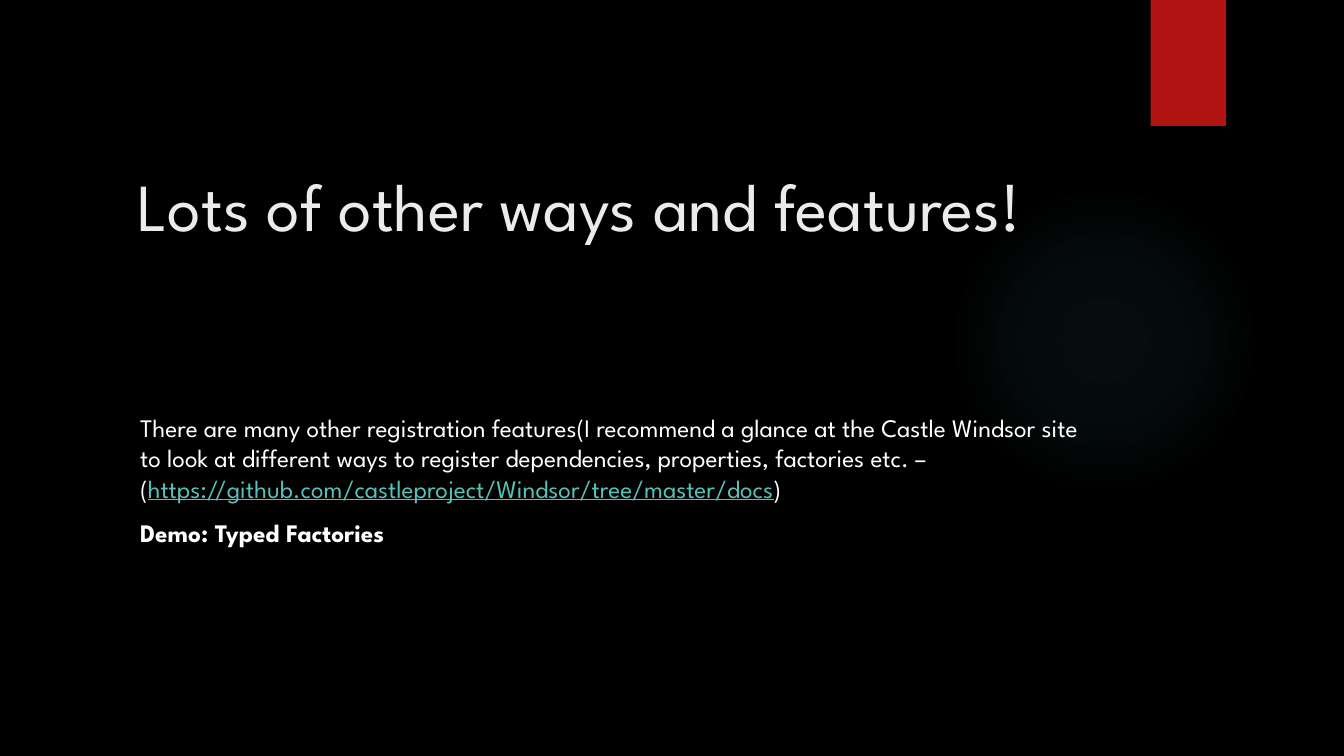
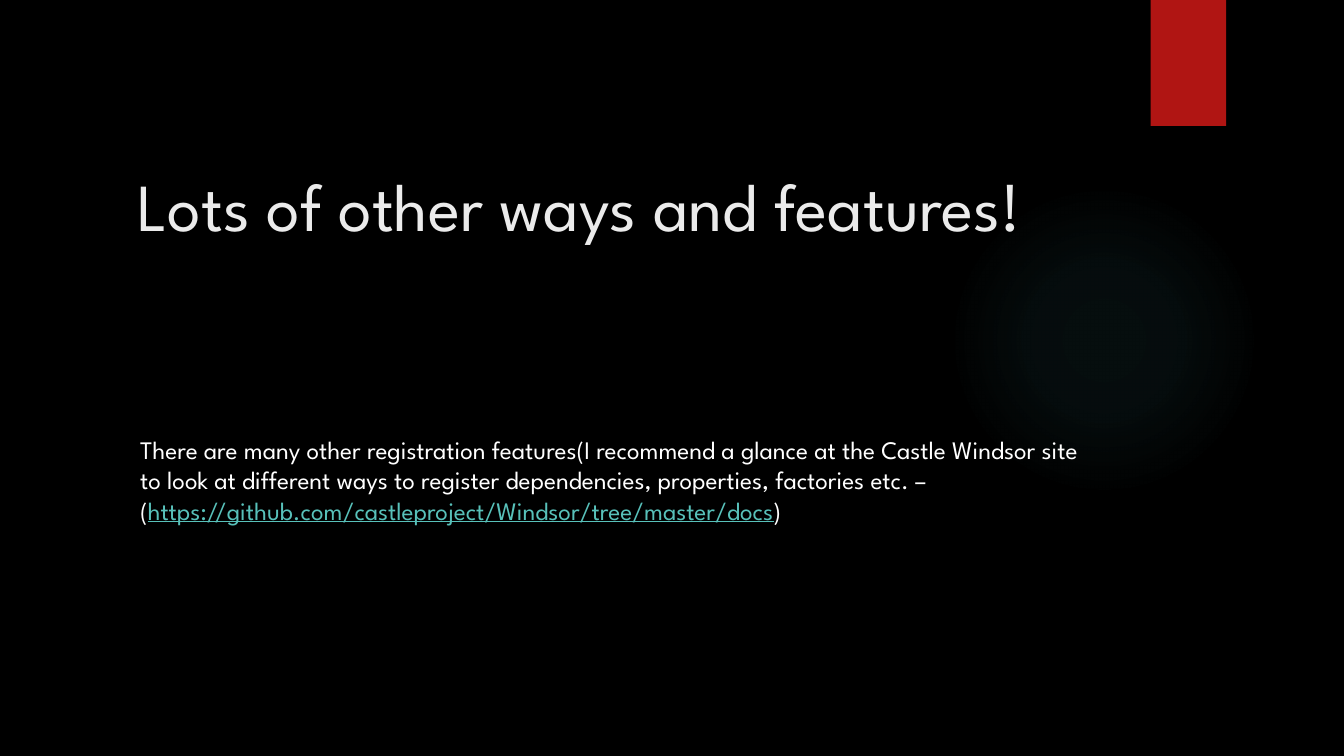
Before and after one commit to jscanlon77/dependency-injection, a slide deck: slide 13 of Castle Windsor Inversion of Control.pptx (slide 10 before the commit). Drawn at 1344x756 pixels with LibreOffice and Linux fonts; fonts in the diff are those of the drawing; background and template pictures are left out. Boxes give left, top, right and bottom in pixels: in the first picture for what was removed or moved away, otherwise in the second. Text is boxed around its words. In the diff, an @@ line names an element or a change of style, - is before the commit and + after.

```diff
--- a/Castle Windsor Inversion of Control.pptx
+++ b/Castle Windsor Inversion of Control.pptx
@@ text at <box>140,524,384,548</box>: paragraph removed @@
-Demo: Typed Factories
```
Also in this commit, not shown: 4 other slides changed, 5 slides added, 2 slides removed.
